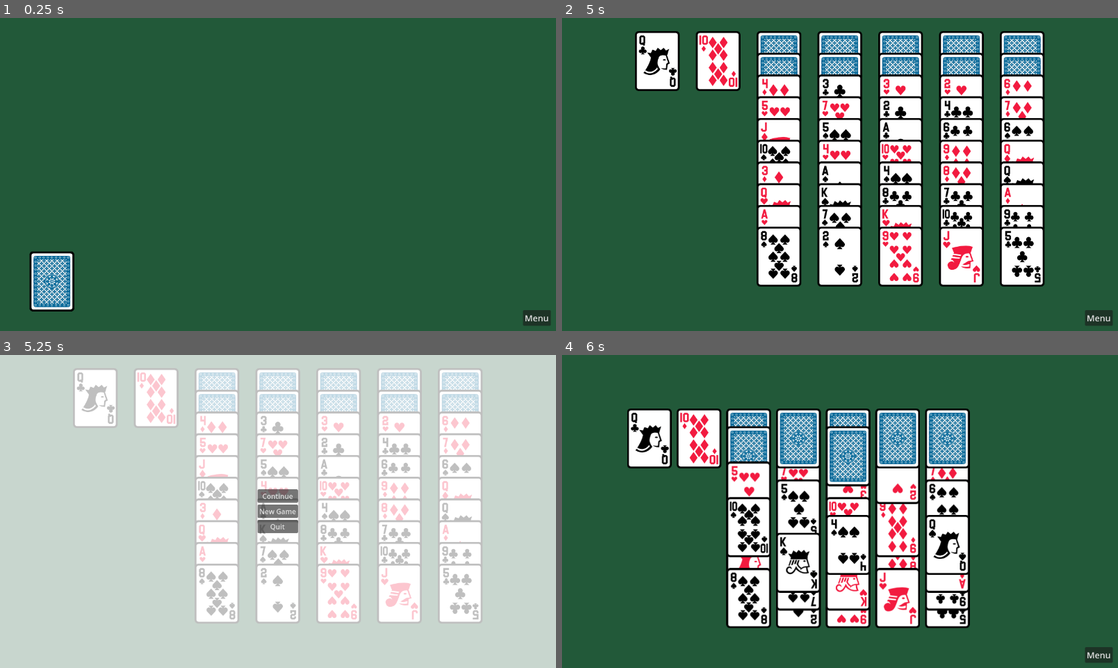
Above: before the commit, frames 1-4 (two rows, left to right).
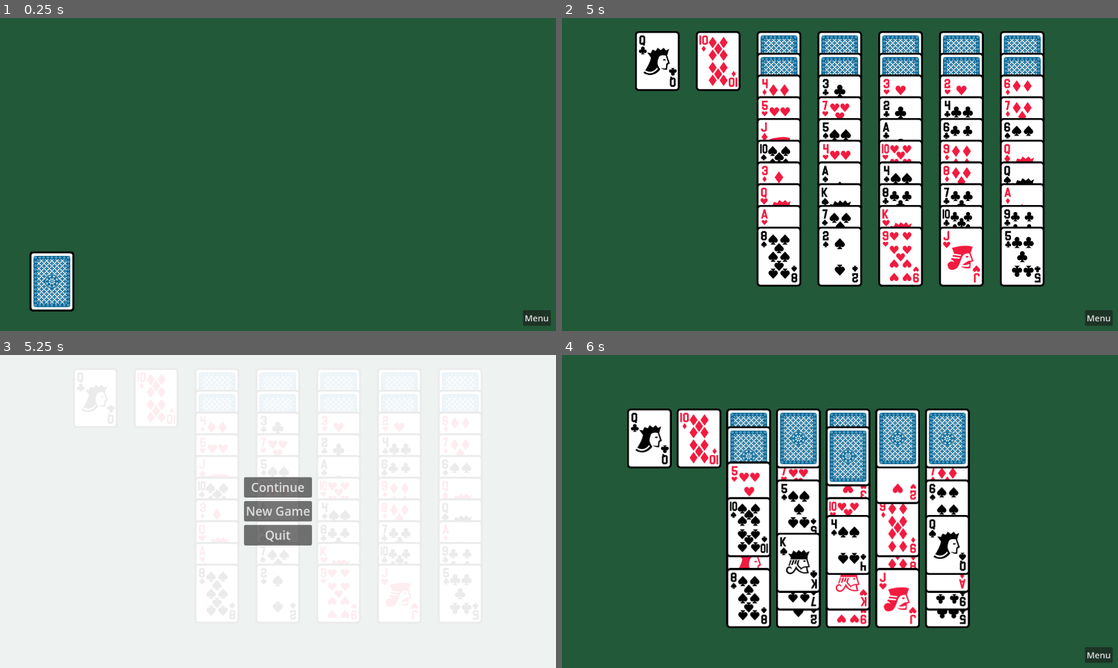
Above: after the commit, the same moments.

Repository: jackgriffiths/miss-cockburn
Game: Godot game, scene res://main/main.tscn
Two runs of this game, one before a commit and one after it. Both use one fixed random seed, a clock stepped at 60 frames per second and the inputs below. Sound files missing from this copy of the repository are replaced by a short silence.
Inputs (mouse positions are in pixels of both pictures, inside the frame that each line leads up to):
- Up to frame 1 (0.25 s): no input
- Up to frame 2 (5 s): tap Enter at 0.5 s; move the mouse to (962, 158) at 0.52 s; press the mouse at (962, 158) at 0.53 s; release the mouse at (962, 158) at 1.25 s; drag from (728, 190) to (656, 61) at 1.27 s; move the mouse to (895, 105) at 2.02 s; tap Mouse wheel up (scroll_up) at 2.1 s; click (895, 105) at 2.17 s; drag from (812, 237) to (656, 61) at 2.77 s; move the mouse to (1006, 221) at 3.52 s; tap Mouse wheel down (scroll_down) at 3.6 s; click (1006, 221) at 3.67 s; tap Space at 4.25 s; drag from (673, 127) to (778, 255) at 4.27 s
- Up to frame 3 (5.25 s): click "Menu" at 5 s
- Up to frame 4 (6 s): click "New Game" at 5.75 s

Frames 1-2 are identical in both runs. In frame 3, 77% of the frame differs, in the area x 0-100%, y 0-100%; in frame 4, nothing differs.

Commit message:
Make menu buttons larger and reduce background transparency

Diff:
--- a/menu/menu.tscn
+++ b/menu/menu.tscn
@@ -12,7 +12,7 @@
 grow_horizontal = 2
 grow_vertical = 2
 mouse_force_pass_scroll_events = false
-color = Color(1, 1, 1, 0.75)
+color = Color(1, 1, 1, 0.921569)
 
 [node name="Content" type="CenterContainer" parent="."]
 anchors_preset = 15
@@ -25,15 +25,19 @@
 
 [node name="Column" type="VBoxContainer" parent="Content"]
 layout_mode = 2
+theme_override_constants/separation = 8
 
 [node name="ContinueButton" type="Button" parent="Content/Column"]
 layout_mode = 2
+theme_override_font_sizes/font_size = 28
 text = "Continue"
 
 [node name="NewGameButton" type="Button" parent="Content/Column"]
 layout_mode = 2
+theme_override_font_sizes/font_size = 28
 text = "New Game"
 
 [node name="QuitButton" type="Button" parent="Content/Column"]
 layout_mode = 2
+theme_override_font_sizes/font_size = 28
 text = "Quit"
